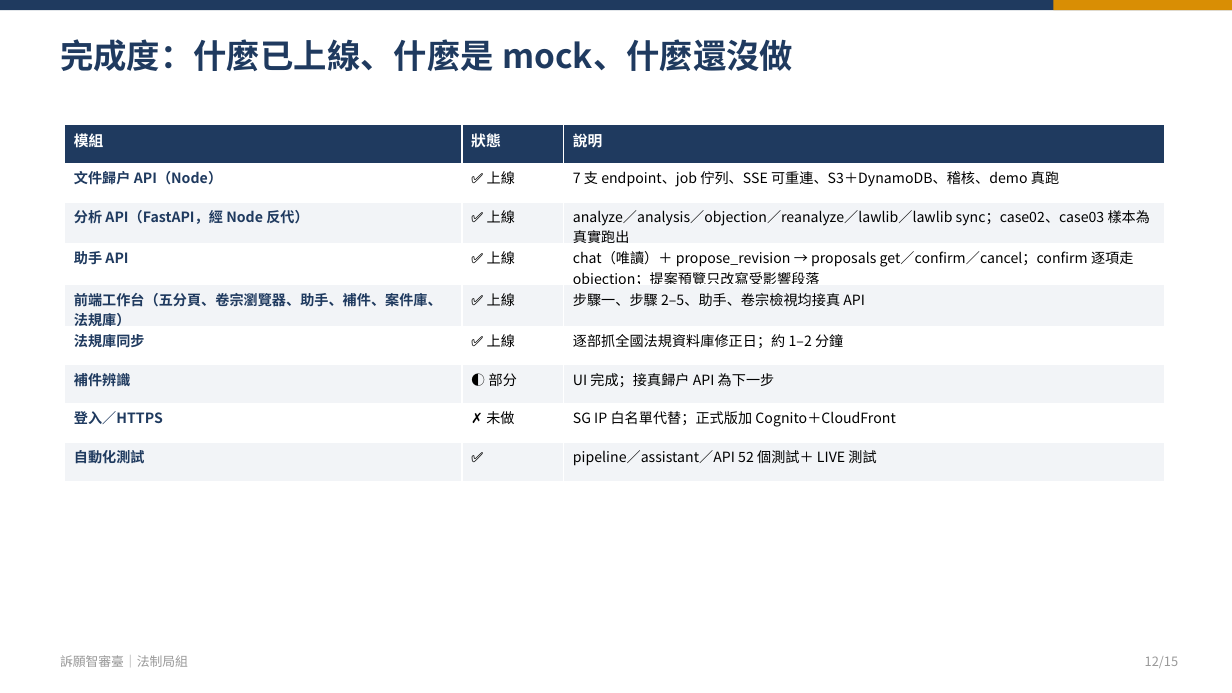
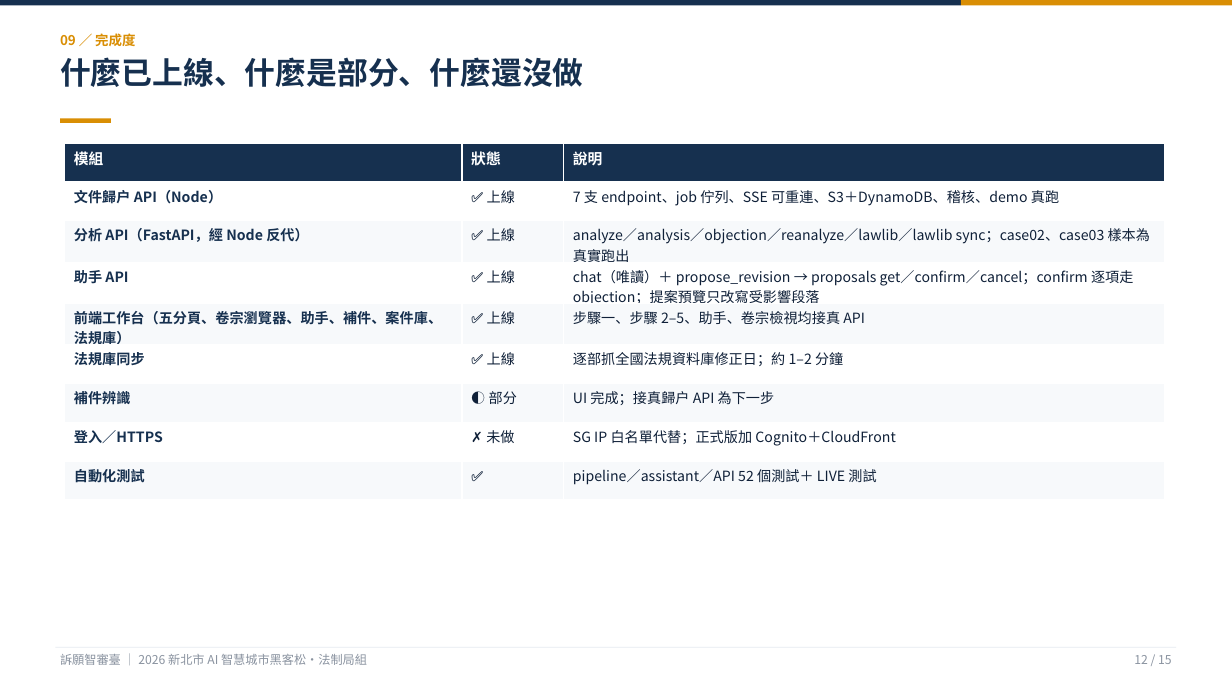
Before and after one commit to KevinMursh/hackathon_wisxxxx, a slide deck: slide 12 of docs/提案/提案簡報-訴願智審臺.pptx. Drawn at 1232x693 pixels with LibreOffice and Linux fonts; fonts in the diff are those of the drawing. Boxes give left, top, right and bottom in pixels: in the first picture for what was removed or moved away, otherwise in the second. Text is boxed around its words. In the diff, an @@ line names an element or a change of style, - is before the commit and + after.

```diff
--- a/docs/提案/提案簡報-訴願智審臺.pptx
+++ b/docs/提案/提案簡報-訴願智審臺.pptx
@@ rectangle: place and size @@
-rectangle at box(0, 0, 1232, 10)
+rectangle at box(0, 0, 961, 6)
@@ rectangle at box(0, 0, 961, 6): fill #1F3A5F to #16304F @@
@@ rectangle: place and size @@
-rectangle at box(1054, 0, 1232, 10)
+rectangle at box(961, 0, 1232, 6)
@@ text at box(60, 57, 584, 87): text changed; size 26 to 24 pt; text colour #1F3A5F to #16304F @@
-完成度：什麼已上線、什麼是 mock、什麼還沒做
+什麼已上線、什麼是部分、什麼還沒做
@@ text added at box(60, 31, 135, 49), 10.5 pt, text #D98E04, bold @@
+09 ／ 完成度
@@ rectangle added at box(60, 118, 111, 123), fill #D98E04 @@
@@ table at box(65, 143, 1165, 493) @@
@@ fill #1F3A5F to #16304F in row 1 @@
@@ fill #F2F4F7 to #F7F9FB in 12 cells @@
@@ text colour #1F3A5F to #16304F in "文件歸戶 API（Node）", "分析 API（FastAPI，經 Node 反代）", "助手 API", "前端工作台（五分頁、卷宗瀏覽器、助手、補件、案件庫、法規庫）" and 4 more places @@
@@ text colour #000000 to #0F2038 in "✅ 上線", "7 支 endpoint、job 佇列、SSE 可重連、S3＋DynamoDB、稽核、demo 真跑", "✅ 上線", "analyze／analysis／objection／reanalyze／lawlib／lawlib sync；case ..." and 12 more places @@
@@ table: place and size @@
-table at box(65, 125, 1165, 474)
+table at box(65, 143, 1165, 493)
@@ rectangle added at box(55, 647, 1177, 648), fill #E6EAF0 @@
@@ text at box(60, 654, 367, 665): text changed; size 10 to 9.5 pt; text colour #999999 to #8A93A0 @@
-訴願智審臺｜法制局組
+訴願智審臺 ｜ 2026 新北市 AI 智慧城市黑客松・法制局組
@@ text at box(1134, 655, 1171, 664): text changed; size 10 to 9.5 pt; text colour #999999 to #8A93A0 @@
-12/15
+12 / 15
```
Also in this commit, not shown: 14 other slides changed, 17 other files.
